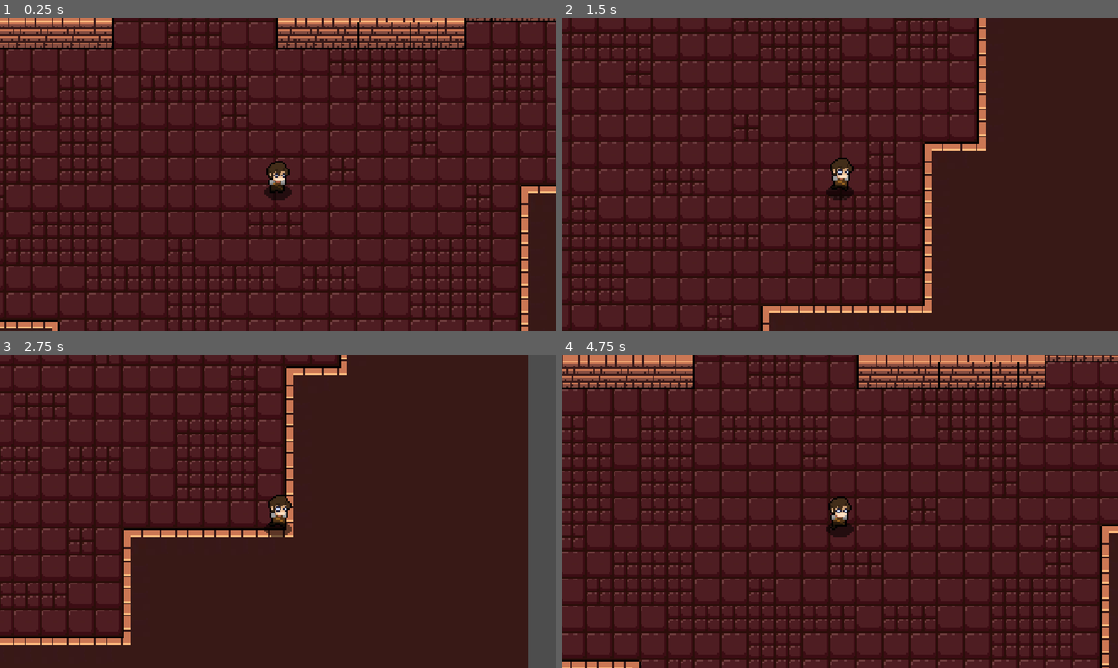
Above: before the commit, frames 1-4 (two rows, left to right).
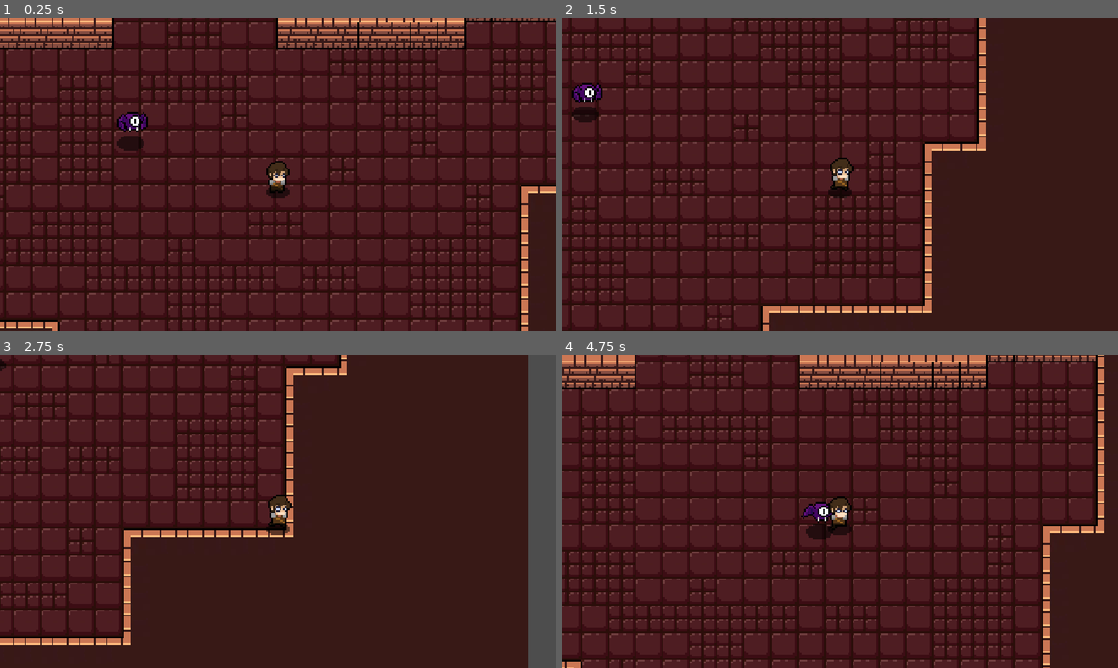
Above: after the commit, the same moments.

Repository: sergioantonioar/BulletDungeon
Game: Godot game, scene res://Scenes/Level1.tscn
Two runs of this game, one before a commit and one after it. Both use one fixed random seed, a clock stepped at 60 frames per second and the inputs below. The project has no main scene, so this scene is started directly.
Inputs:
- Up to frame 1 (0.25 s): no input
- Up to frame 2 (1.5 s): hold Right (ui_right) 0.53-1.28 s; hold Down (ui_down) from 1.28 s (still down)
- Up to frame 3 (2.75 s): release Down (ui_down) at 2.03 s; hold Right (ui_right) from 2.03 s (still down)
- Up to frame 4 (4.75 s): release Right (ui_right) at 2.78 s; hold Up (ui_up) 2.78-3.53 s; hold Left (ui_left) from 3.53 s (still down)

The runs differ from the first frame. In frame 1, 0.5% of the frame differs, in the area x 21-53%, y 30-59%; in frame 2, 0.5%; in frame 3, less than 0.1%; in frame 4, 24%, in the area x 0-100%, y 0-100%.

Commit message:
add bat enemy

Diff:
--- /dev/null
+++ b/Scenes/BatEnemy.tscn
@@ -0,0 +1,65 @@
+[gd_scene format=3 uid="uid://d12pijqgd1l45"]
+
+[ext_resource type="Script" uid="uid://bepsm2y3nd20c" path="res://Scripts/bat_enemy.gd" id="1_ew0y8"]
+[ext_resource type="Texture2D" uid="uid://c8qfgrtwpdls8" path="res://Assets/enemies/e1.png" id="1_wh78i"]
+[ext_resource type="Texture2D" uid="uid://ctstjmixjkkeo" path="res://Assets/shadows/ss3.png" id="3_40kae"]
+
+[sub_resource type="CircleShape2D" id="CircleShape2D_lh34q"]
+radius = 9.0
+
+[sub_resource type="Animation" id="Animation_ew0y8"]
+length = 0.001
+tracks/0/type = "value"
+tracks/0/imported = false
+tracks/0/enabled = true
+tracks/0/path = NodePath("Sprite2D:frame")
+tracks/0/interp = 1
+tracks/0/loop_wrap = true
+tracks/0/keys = {
+"times": PackedFloat32Array(0),
+"transitions": PackedFloat32Array(1),
+"update": 1,
+"values": [0]
+}
+
+[sub_resource type="Animation" id="Animation_40kae"]
+resource_name = "Walk"
+length = 0.39999999999999997
+loop_mode = 1
+tracks/0/type = "value"
+tracks/0/imported = false
+tracks/0/enabled = true
+tracks/0/path = NodePath("Sprite2D:frame")
+tracks/0/interp = 1
+tracks/0/loop_wrap = true
+tracks/0/keys = {
+"times": PackedFloat32Array(0, 0.2),
+"transitions": PackedFloat32Array(1, 1),
+"update": 1,
+"values": [0, 1]
+}
+
+[sub_resource type="AnimationLibrary" id="AnimationLibrary_l1gpn"]
+_data = {
+&"RESET": SubResource("Animation_ew0y8"),
+&"Walk": SubResource("Animation_40kae")
+}
+
+[node name="CharacterBody2D" type="CharacterBody2D" unique_id=1137439844]
+platform_floor_layers = 0
+script = ExtResource("1_ew0y8")
+
+[node name="CollisionShape2D" type="CollisionShape2D" parent="." unique_id=1870850630]
+shape = SubResource("CircleShape2D_lh34q")
+
+[node name="Sprite2D" type="Sprite2D" parent="." unique_id=884245013]
+texture = ExtResource("1_wh78i")
+hframes = 2
+vframes = 2
+
+[node name="AnimationPlayer" type="AnimationPlayer" parent="." unique_id=630496882]
+libraries/ = SubResource("AnimationLibrary_l1gpn")
+
+[node name="Sprite2D2" type="Sprite2D" parent="." unique_id=818936889]
+position = Vector2(0, 12)
+texture = ExtResource("3_40kae")
--- a/Scenes/Level1.tscn
+++ b/Scenes/Level1.tscn
@@ -3,6 +3,7 @@
 [ext_resource type="PackedScene" uid="uid://k8b0uqw5ouek" path="res://Scenes/Player.tscn" id="1_joc8x"]
 [ext_resource type="Texture2D" uid="uid://d2mc6i68h5ccg" path="res://Assets/tiles/floor_tiles.png" id="2_jghel"]
 [ext_resource type="Texture2D" uid="uid://36r8pgrqd1li" path="res://Assets/tiles/wall_tiles.png" id="3_slnnj"]
+[ext_resource type="PackedScene" uid="uid://d12pijqgd1l45" path="res://Scenes/BatEnemy.tscn" id="4_jghel"]
 
 [sub_resource type="TileSetAtlasSource" id="TileSetAtlasSource_qumfl"]
 texture = ExtResource("2_jghel")
@@ -69,10 +70,10 @@
 sources/0 = SubResource("TileSetAtlasSource_qumfl")
 sources/1 = SubResource("TileSetAtlasSource_r08cw")
 
-[node name="Level1" type="Node2D" unique_id=737476009]
+[node name="Node2D" type="Node2D" unique_id=737476009]
 y_sort_enabled = true
 
-[node name="CharacterBody2D" parent="." unique_id=1774169421 instance=ExtResource("1_joc8x")]
+[node name="Player" parent="." unique_id=1774169421 instance=ExtResource("1_joc8x")]
 z_index = 1
 position = Vector2(474, 328)
 
@@ -80,3 +81,6 @@
 position = Vector2(-7, -2)
 tile_map_data = PackedByteArray("AAAdABYAAAABAAAAAAAcABYAAAAAAAAAAAAcABUAAAAAAAAAAAAbABUAAAAAAAAAAAAbABQAAAAAAAAAAAAbAB …(18864 unchanged characters)…
 tile_set = SubResource("TileSet_lh34q")
+
+[node name="CharacterBody2D" parent="." unique_id=1137439844 instance=ExtResource("4_jghel")]
+position = Vector2(381, 295)
--- a/Scenes/Player.tscn
+++ b/Scenes/Player.tscn
@@ -2,14 +2,14 @@
 
 [ext_resource type="Script" uid="uid://coy033gl0t6ni" path="res://Scripts/player.gd" id="1_kyqiw"]
 [ext_resource type="Texture2D" uid="uid://n3fgqjtwpv8w" path="res://Assets/characters/c1.png" id="1_rpqav"]
-[ext_resource type="Texture2D" uid="uid://ctstjmixjkkeo" path="res://Assets/shadows/ss3.png" id="3_gntrk"]
+[ext_resource type="Texture2D" uid="uid://lckcdwqguy3e" path="res://Assets/shadows/ss2.png" id="3_gntrk"]
 
 [sub_resource type="RectangleShape2D" id="RectangleShape2D_lh34q"]
 size = Vector2(9, 5)
 
 [sub_resource type="Animation" id="Animation_kyqiw"]
 resource_name = "Idle"
-length = 0.39999999999999997
+length = 0.4
 loop_mode = 1
 tracks/0/type = "value"
 tracks/0/imported = false
@@ -41,7 +41,7 @@
 
 [sub_resource type="Animation" id="Animation_dewec"]
 resource_name = "Walk"
-length = 0.39999999999999997
+length = 0.4
 loop_mode = 1
 tracks/0/type = "value"
 tracks/0/imported = false
@@ -64,6 +64,7 @@
 }
 
 [node name="CharacterBody2D" type="CharacterBody2D" unique_id=1774169421]
+platform_floor_layers = 0
 script = ExtResource("1_kyqiw")
 
 [node name="Sprite2D" type="Sprite2D" parent="." unique_id=158340921]
--- /dev/null
+++ b/Scripts/bat_enemy.gd
@@ -0,0 +1,17 @@
+extends CharacterBody2D
+
+var speed = 25
+
+@onready var player = get_node("/root/Node2D/Player")
+@onready var anim = $AnimationPlayer
+
+func _physics_process(delta: float) -> void:
+	var direction = global_position.direction_to(player.global_position)
+	velocity = direction*speed
+	move_and_slide()
+	anim.play("Walk")
+
+	if velocity.x < 0:
+		$Sprite2D.flip_h = true
+	elif velocity.x > 0:
+		$Sprite2D.flip_h = false
Not shown, added: Scripts/bat_enemy.gd.uid
